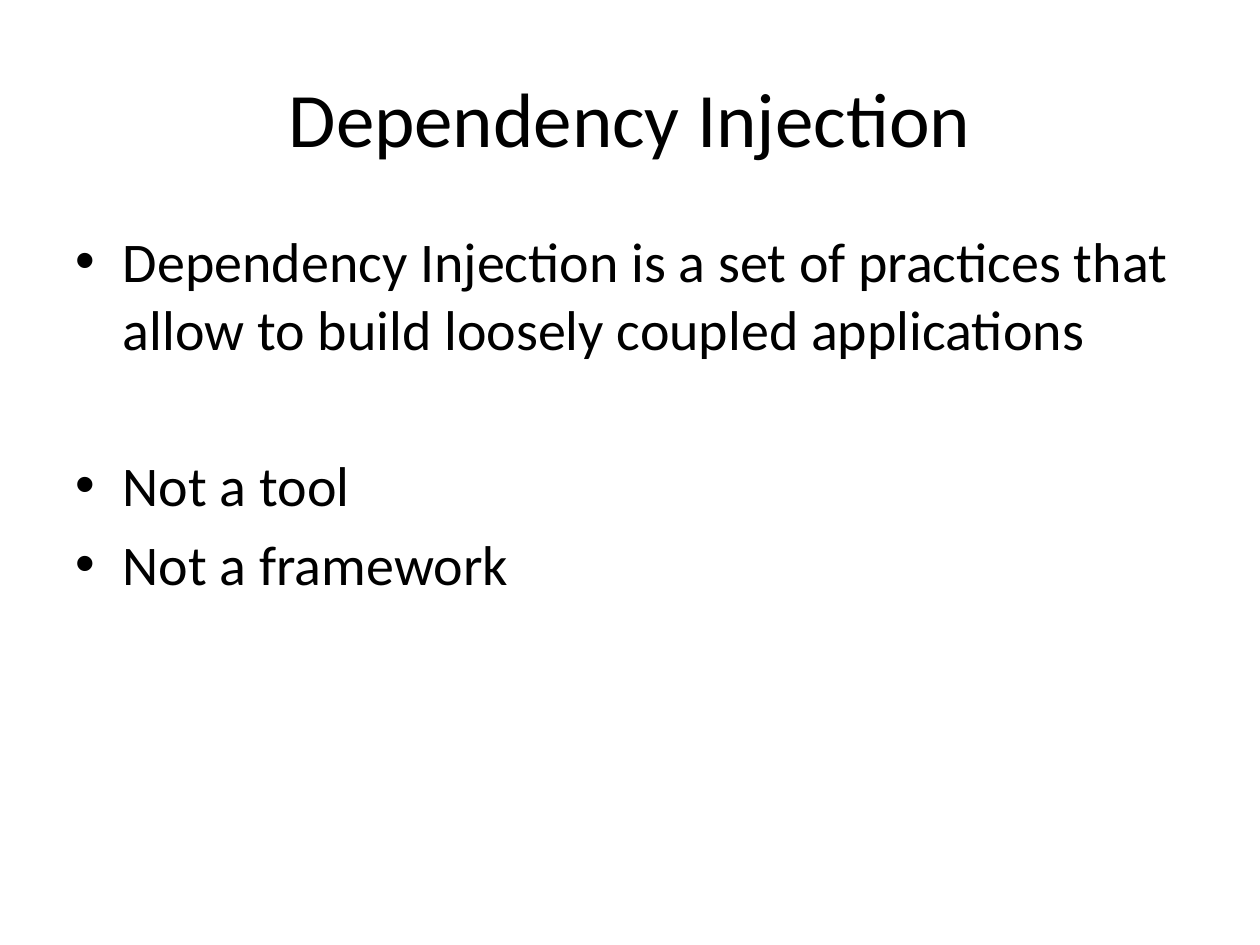
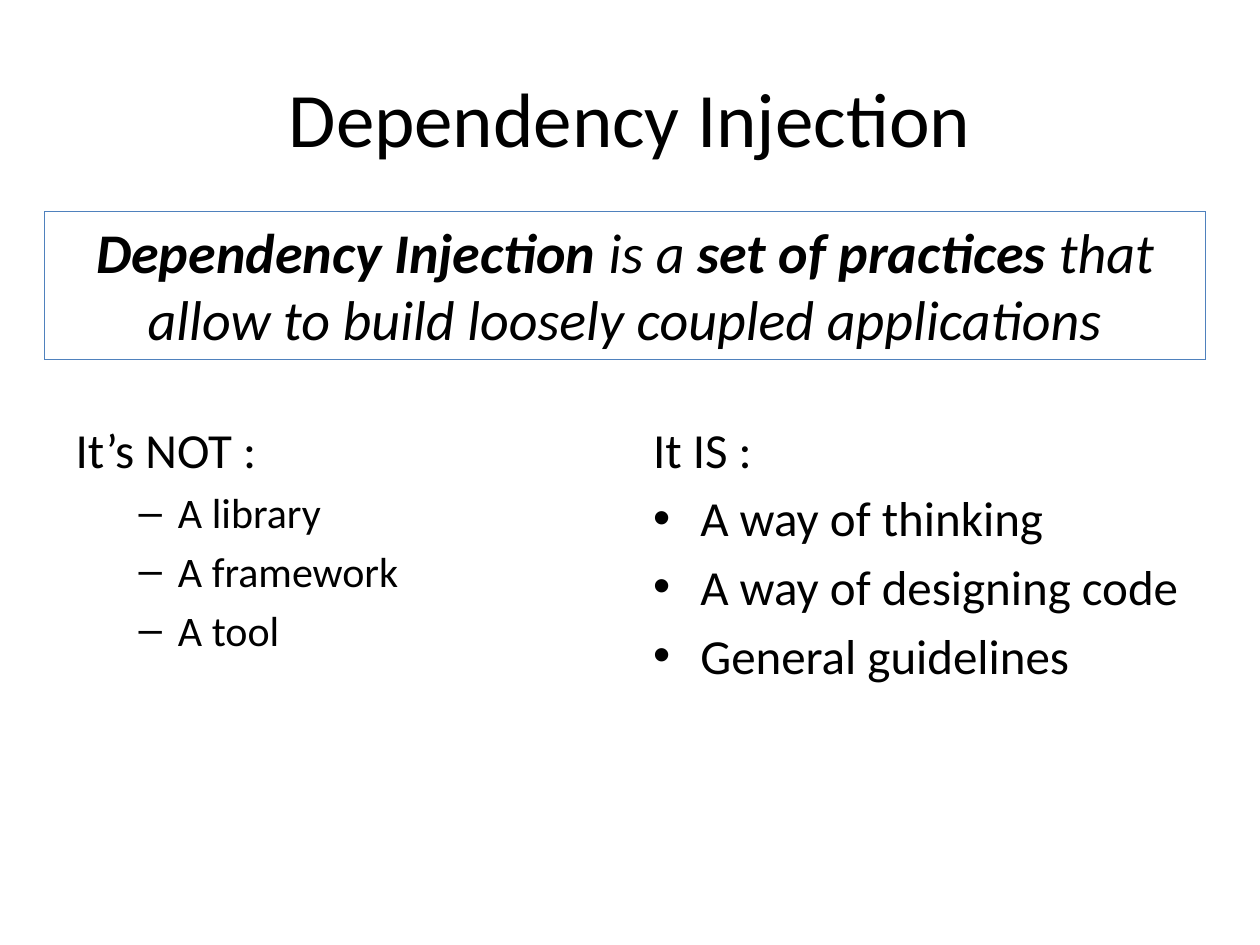
Before and after one commit to tsimbalar/DependencyInjectionTheRightWay, a slide deck: slide 7 of Dependency Injection - the right way.pptx (slide 5 before the commit). Drawn at 1260x945 pixels with LibreOffice and Linux fonts; fonts in the diff are those of the drawing. Boxes give left, top, right and bottom in pixels: in the first picture for what was removed or moved away, otherwise in the second. Text is boxed around its words. In the diff, an @@ line names an element or a change of style, - is before the commit and + after.

```diff
--- a/Dependency Injection - the right way.pptx
+++ b/Dependency Injection - the right way.pptx
@@ rectangle added at (x1=44, y1=212, x2=1205, y2=360), outline #4F81BD 0.75 pt, 32 pt, text #000000, italic @@
+Dependency Injection is a set of practices that allow to build loosely coupled applications
@@ text at (x1=76, y1=433, x2=398, y2=647): text changed; size 32 to 24 pt @@
-• Dependency Injection is a set of practices that allow to build loosely coupled applications
-• Not a tool
-• Not a framework
+It’s NOT :
+  – A library
+  – A framework
+  – A tool
@@ text added at (x1=653, y1=436, x2=1178, y2=683), 28 pt, text #000000 @@
+It IS :
+• A way of thinking
+• A way of designing code
+• General guidelines
```
Also in this commit, not shown: 2 other slides changed, 4 slides added, 1 slide removed.
